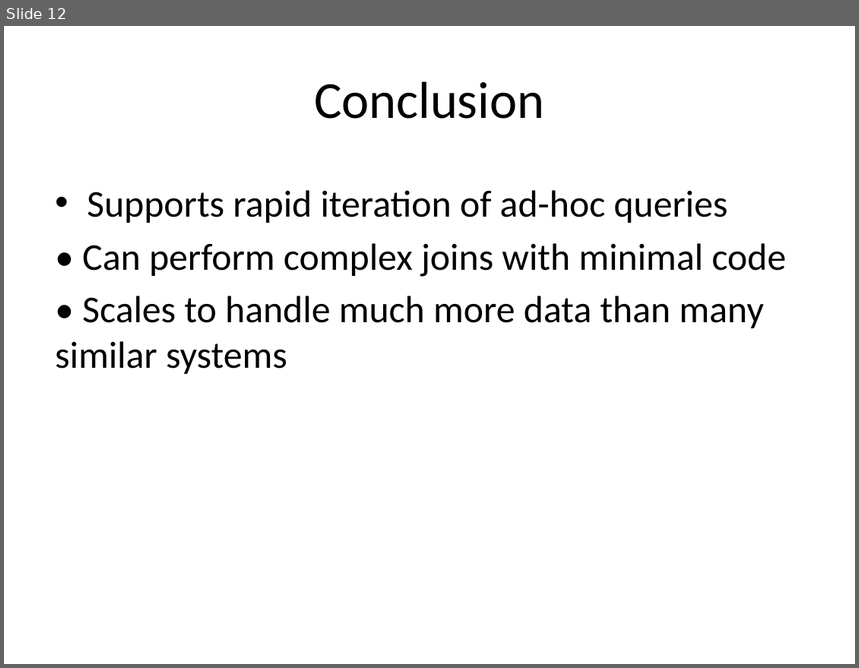
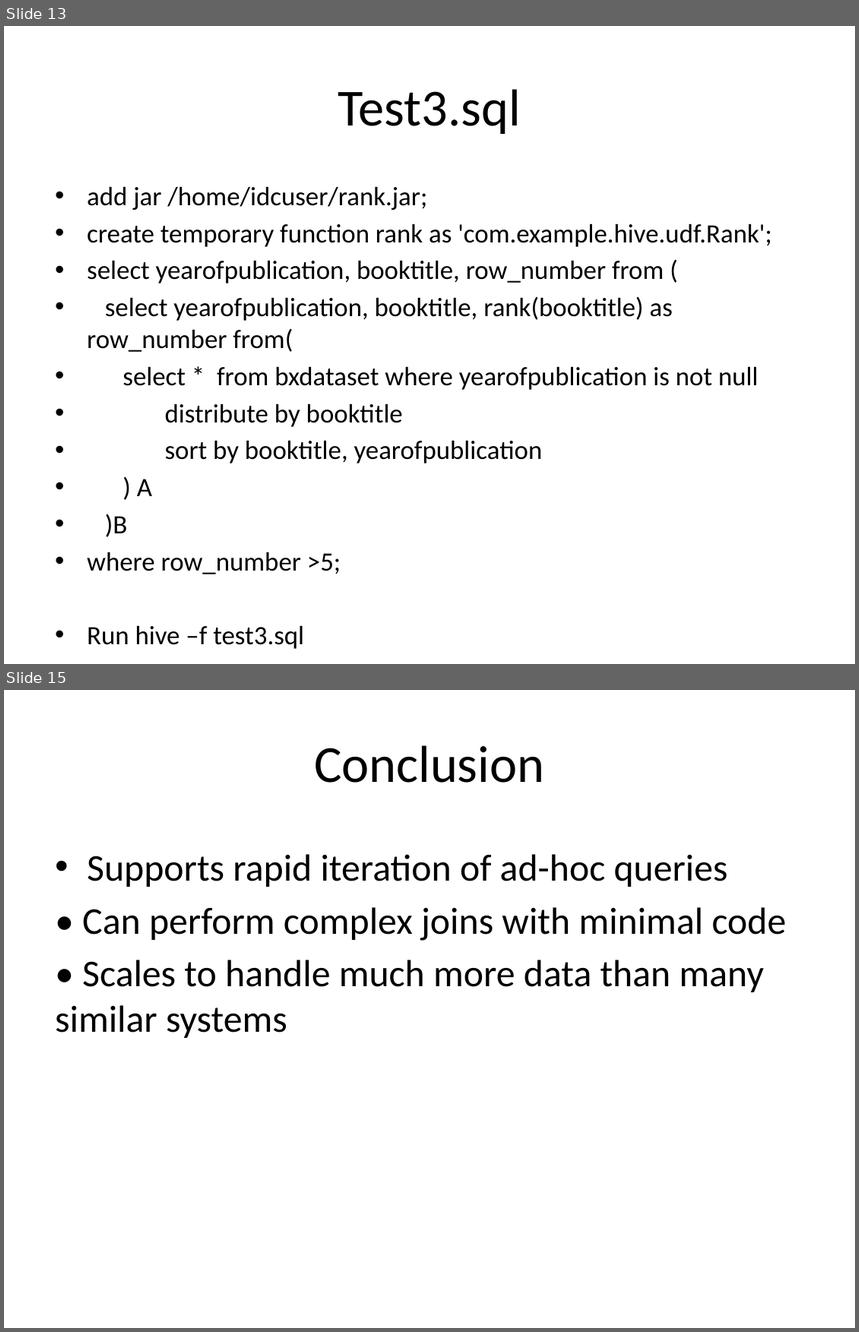
Before and after one commit to wjmagic9/CS5590_Midterm, a slide deck: Mid-term slides.pptx. Shown one above the other, each under a label of ours: slide 12 before the commit, slides 13 and 15 after it; the slides between them are not shown. The pictures are 859x668 and 859x1332 pixels, drawn with LibreOffice and Linux fonts; fonts in the diff are those of the drawing. Boxes give left, top, right and bottom in pixels: in the first picture for what was removed or moved away, otherwise in the second. Text is boxed around its words. In the diff, an @@ line names an element or a change of style, - is before the commit and + after.

```diff
--- a/Mid-term slides.pptx
+++ b/Mid-term slides.pptx
@@ slide 13 added at <box>4,26,855,664</box>, background #FFFFFF @@
@@ title added at <box>338,89,521,134</box>, 44 pt, text #000000 @@
+Test3.sql
@@ text added at <box>87,186,772,575</box>, 22.4 pt, text #000000 @@
+• add jar /home/idcuser/rank.jar;
+• create temporary function rank as 'com.example.hive.udf.Rank';
+• select yearofpublication, booktitle, row_number from (
+• select yearofpublication, booktitle, rank(booktitle) as row_number from(
+• select * from bxdataset where yearofpublication is not null
+• distribute by booktitle
+• sort by booktitle, yearofpublication
+• ) A
+• )B
+• where row_number >5;
+• Run hive –f test3.sql
@@ what was slide 12 is now slide 15 @@
```
Also in this commit, not shown: 1 slide changed, 2 other slides added, 10 other files.
